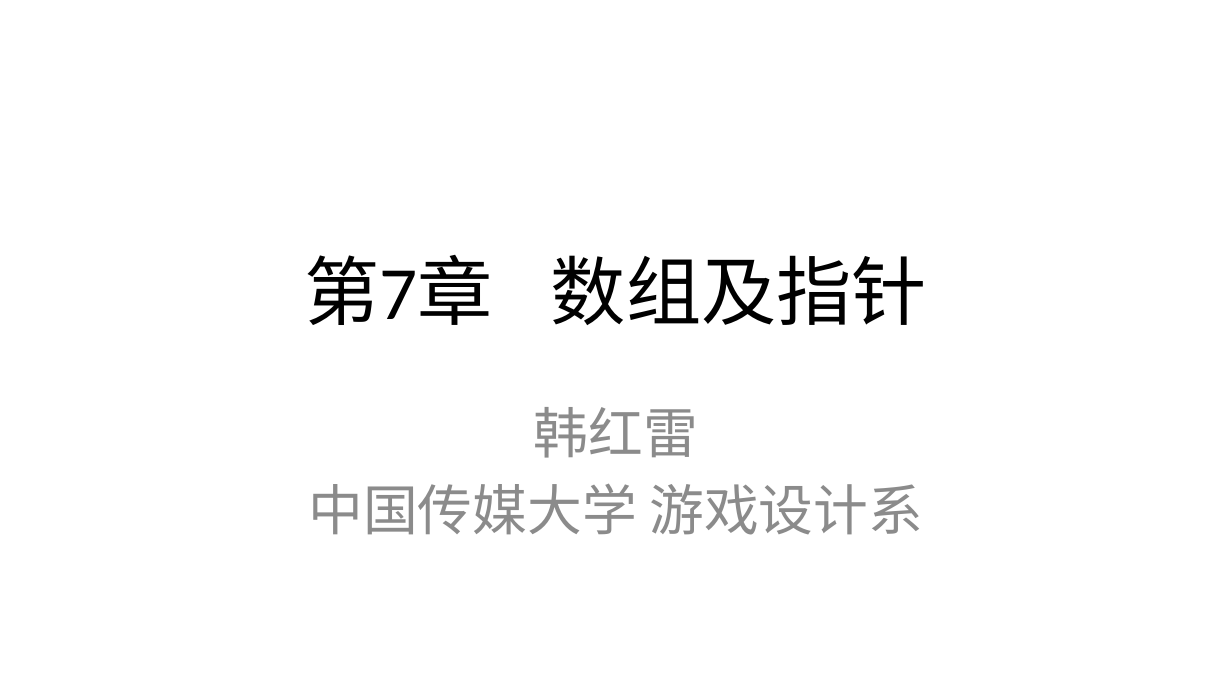
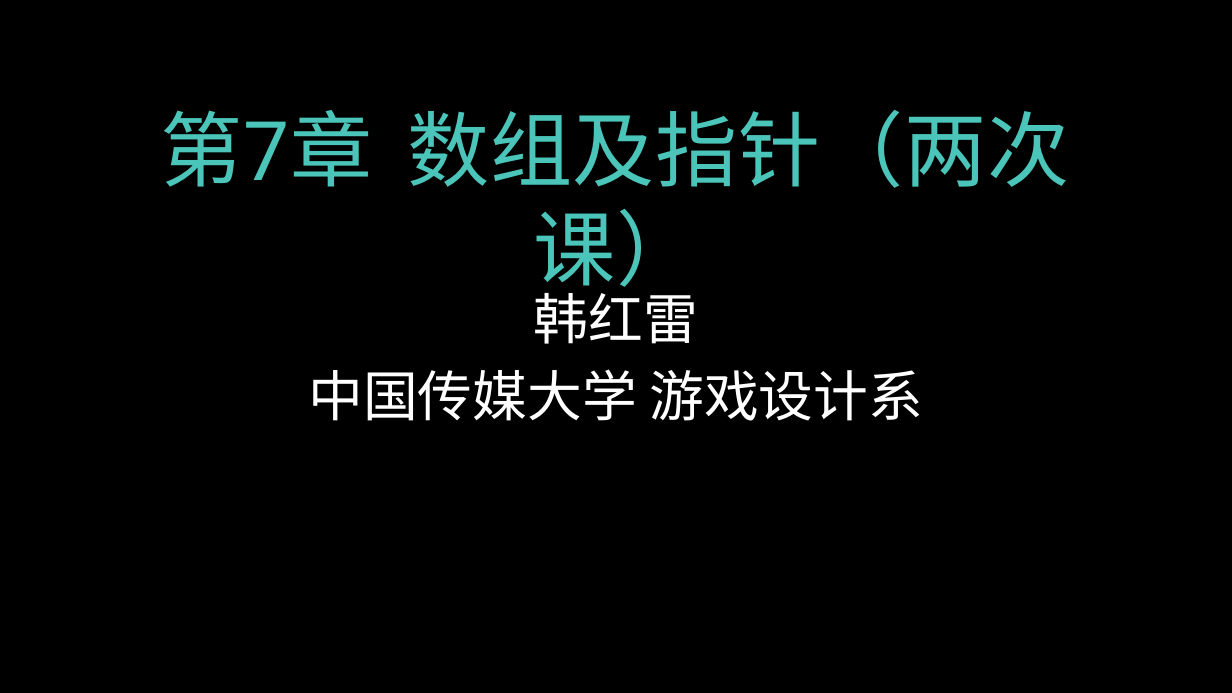
Before and after one commit to hanhonglei/Course_BasicGameProgramming, a slide deck: slide 1 of 第7章 数组及指针/第7章 数组及指针.pptx. Drawn at 1232x693 pixels with LibreOffice and Linux fonts; fonts in the diff are those of the drawing; background and template pictures are left out. Boxes give left, top, right and bottom in pixels: in the first picture for what was removed or moved away, otherwise in the second. Text is boxed around its words. In the diff, an @@ line names an element or a change of style, - is before the commit and + after.

```diff
--- a/第7章 数组及指针/第7章 数组及指针.pptx
+++ b/第7章 数组及指针/第7章 数组及指针.pptx
@@ background #FFFFFF to picture (left out) @@
@@ title at [161,110,1069,300]: text changed; size 44 to 48 pt; font Calibri to Roboto; text colour #000000 to #4BC5B9 @@
-第7章 数组及指针
+第7章 数组及指针（两次课）
@@ subtitle "韩红雷": place and size @@
-subtitle "韩红雷" at [308,407,923,535]
+subtitle "韩红雷" at [308,283,923,421]
@@ subtitle "韩红雷" at [308,283,923,421]: font Calibri to Times New Roman, text colour #8C8C8C to #FFFFFF @@
```
Also in this commit, not shown: 1 other slide changed, 62 slides added, 1 other file.
